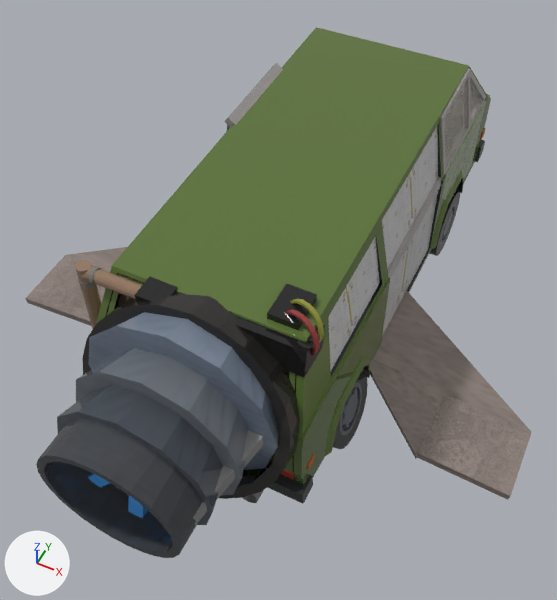
The OBJ model OddJobs/Assets/_Dev/Elias/space van/space-van.obj, before and after one commit.
Before and after are seen from a 50 mm lens placed at (2.3, -4.96, 6.51), pointed at (0.05, -0.45, 0.86). Every picture has the same lights, and +X, +Y and +Z are marked at lower left. Where no turn or scale is listed for an object, it has been applied to the vertices. Vertices at the same position are counted once.

Objects in the first picture: 'space-van'.
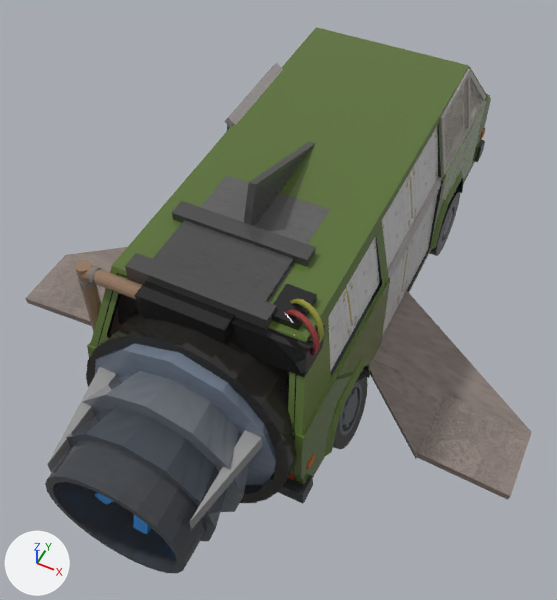
The change, as a diff of the scene's bpy script:
```diff
--- a/OddJobs/Assets/_Dev/Elias/space van/space-van.obj.py
+++ b/OddJobs/Assets/_Dev/Elias/space van/space-van.obj.py
@@ me_space_van @@
-me_space_van.from_pydata(...)  # 3701 vertices, 6398 faces; spans x -2.68..2.68, y -3.21..3.2, z -0.07..2.25
+me_space_van.from_pydata(...)  # 3749 vertices, 6470 faces; spans x -2.68..2.68, y -3.21..3.2, z -0.07..2.54
+# me_space_van part 1: the loose piece of 8 vertices spanning x -0.48..-0.22, y -1.88..-1.66, z 1.86..2.1 is copied, and the copy is scaled about its middle by (3.93, 3.47, 1.28), then moved by (0.31, 0.48, 0.01), in mat_0dmm2bri1buukjeu8sesv6wr6q3bdyp7_858585256_0_6_0_lowpoly (picture img_space_van_0dmm2bri1buukjeu8sesv6wr6q3bdyp7_858585256_0_6_0_lowpoly_basecolor_png); it spans x -0.54..0.47, y -1.66..-0.91, z 1.83..2.15
+# me_space_van part 2: the loose piece of 8 vertices spanning x -0.48..-0.22, y -1.88..-1.66, z 1.86..2.1 is copied, and the copy is scaled about its middle by (4.84, 0.743, 1.58), then moved by (0.31, 0.82, 0.03), in mat_0dmm2bri1buukjeu8sesv6wr6q3bdyp7_858585256_0_6_0_lowpoly (picture img_space_van_0dmm2bri1buukjeu8sesv6wr6q3bdyp7_858585256_0_6_0_lowpoly_basecolor_png); it spans x -0.66..0.59, y -1.03..-0.86, z 1.82..2.19
+# me_space_van part 3: the loose piece of 8 vertices spanning x -0.48..-0.22, y -1.88..-1.66, z 1.86..2.1 is copied, and the copy is scaled about its middle by (4.84, 0.743, 1.58), then moved by (0.31, 0.13, 0.02), in mat_0dmm2bri1buukjeu8sesv6wr6q3bdyp7_858585256_0_6_0_lowpoly (picture img_space_van_0dmm2bri1buukjeu8sesv6wr6q3bdyp7_858585256_0_6_0_lowpoly_basecolor_png); it spans x -0.66..0.59, y -1.72..-1.55, z 1.82..2.19
+# me_space_van part 4: the loose piece of 11 vertices spanning x -0.04..0.1, y -2.99..-2.77, z 0.78..1.92 is moved by (0.0, 0.0, -0.29)
+# me_space_van part 5: the loose piece of 6 vertices spanning x -0.42..0.08, y -2.93..-2.74, z 0.9..1.4 is moved by (0.0, 0.0, -0.29)
+# me_space_van part 6: the loose piece of 13 vertices spanning x -0.84..0.91, y -2.23..-0.19, z 0.49..2.25 is moved by (0.0, 0.0, -0.29)
+# me_space_van part 7: the loose piece of 13 vertices spanning x -0.72..0.79, y -2.57..-0.25, z 0.6..2.11 is moved by (0.0, 0.0, -0.29)
+# me_space_van part 8: the loose piece of 96 vertices spanning x -0.58..0.65, y -3.21..-2.79, z 0.72..1.96 is moved by (0.0, 0.0, -0.29)
+# me_space_van part 9: the loose piece of 13 vertices spanning x -0.66..0.73, y -2.88..-0.14, z 0.65..2.04 is moved by (0.0, 0.0, -0.29)
+# me_space_van part 10: the loose piece of 96 vertices spanning x -0.92..1.01, y -2.46..-1.12, z 0.23..2.18 is turned 10 degrees about the x axis through its middle, then moved by (0.0, 0.0, -0.17)
+# me_space_van part 11: 4 vertices moved from x -0.22, y -1.88..-1.66, z 1.86..2.1 to x 0.31, y -1.88..-1.66, z 1.86..2.1; 24 vertices added at x -0.84..0.92, y -1.74..0.42, z 1.37..2.54
 me_space_van.materials.append(mat_ups5fpcpb9i76vjzxntmlrkpxoqqtxgs_152138131256_0_2_0_lowpoly)
@@ me_space_van @@
 me_space_van.materials.append(mat_2ahnxcrb4ifuuaosp4fp6s2zab8fk9kx_160160160256_1_0_lowpoly)
+me_space_van.materials.append(mat_0dmm2bri1buukjeu8sesv6wr6q3bdyp7_676363256_0_5_0_lowpoly)  # picture img_space_van_0dmm2bri1buukjeu8sesv6wr6q3bdyp7_676363256_0_5_0_lowpoly_basecolor_png
+me_space_van.materials.append(mat_0dmm2bri1buukjeu8sesv6wr6q3bdyp7_858585256_0_6_0_lowpoly)  # picture img_space_van_0dmm2bri1buukjeu8sesv6wr6q3bdyp7_858585256_0_6_0_lowpoly_basecolor_png
+me_space_van.materials.append(mat_0dmm2bri1buukjeu8sesv6wr6q3bdyp7_108108108256_0_6_0_lowpoly)  # picture img_space_van_0dmm2bri1buukjeu8sesv6wr6q3bdyp7_108108108256_0_6_0_lowpoly_basecolor_png
```

Where the change shows, as pixel boxes [x1, y1, x2, y2] in the pictures (557 x 600 px; the box of a moved part takes in the faces that stretch with it):
'space-van', reshaped: before [25, 27, 532, 558]; after [25, 27, 532, 573]
part 1 of me_space_van, added: after [153, 220, 294, 302]
part 2 of me_space_van, added: after [172, 201, 316, 267]
part 3 of me_space_van, added: after [125, 253, 277, 330]
part 4 of me_space_van, moved or reshaped: before [128, 496, 148, 518]; after [133, 515, 151, 534]
part 5 of me_space_van, moved or reshaped: before [88, 473, 110, 488]; after [95, 492, 113, 504]
part 6 of me_space_van, moved or reshaped: before [88, 312, 278, 470]; after [95, 343, 277, 485]
part 7 of me_space_van, moved or reshaped: before [76, 348, 248, 495]; after [83, 371, 250, 512]
part 8 of me_space_van, moved or reshaped: before [36, 419, 202, 558]; after [45, 440, 207, 573]
part 9 of me_space_van, moved or reshaped: before [57, 385, 223, 525]; after [65, 407, 227, 541]
part 10 of me_space_van, moved or reshaped: before [82, 292, 300, 499]; after [86, 310, 297, 503]
part 11 of me_space_van, built on: before [135, 276, 178, 302]; after [117, 142, 330, 374]
